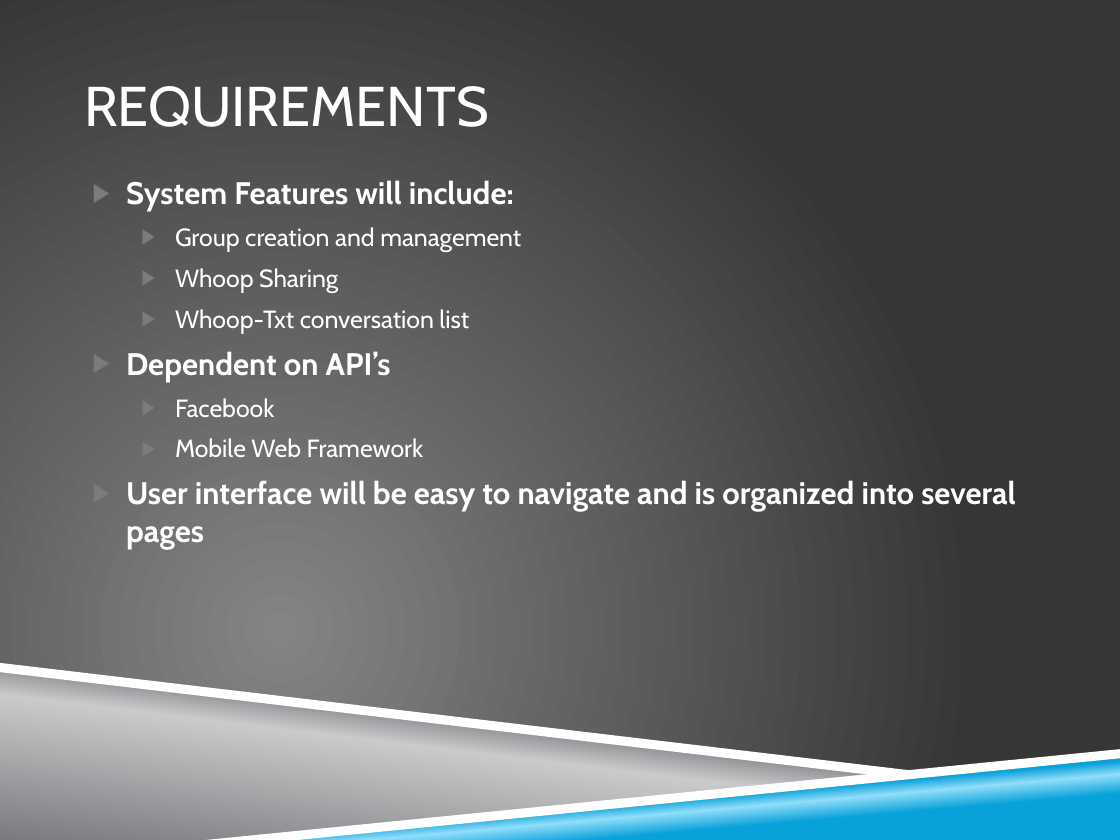
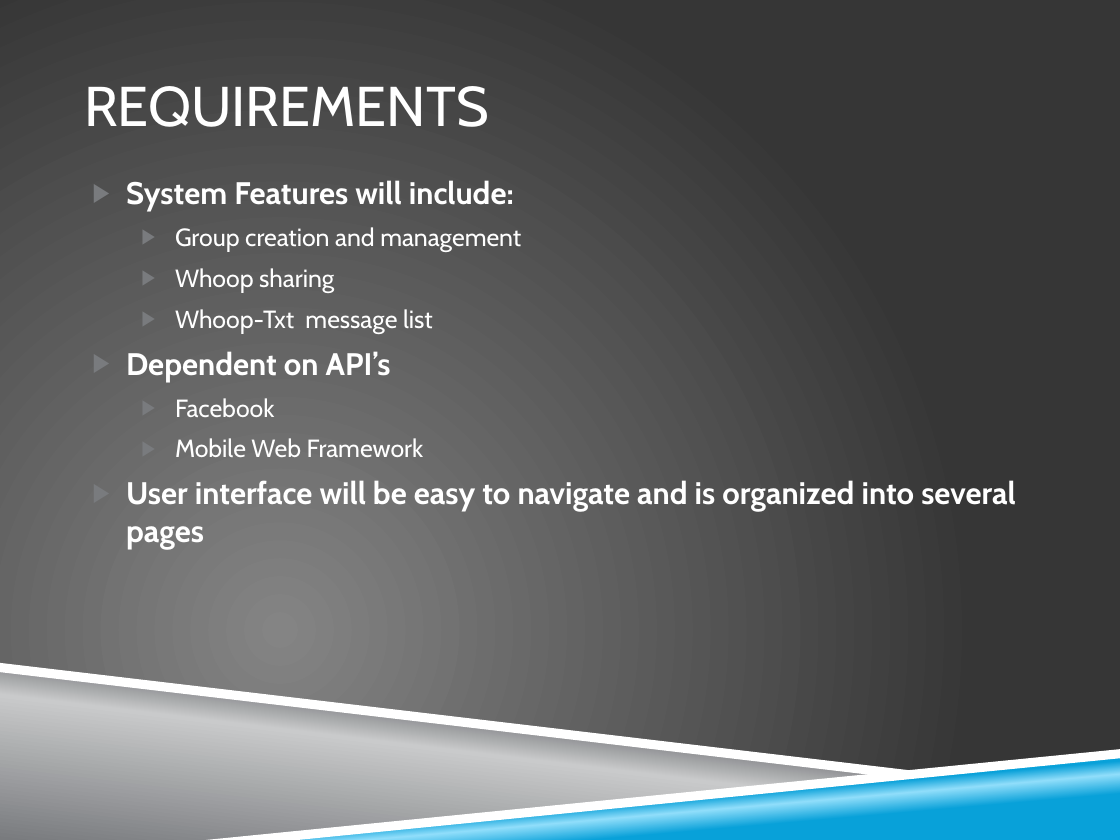
Before and after one commit to zkhalapyan/whoop-txt, a slide deck: slide 3 of doc/final_presentation.pptx. Drawn at 1120x840 pixels with LibreOffice and Linux fonts; fonts in the diff are those of the drawing; background and template pictures are left out. Boxes give left, top, right and bottom in pixels: in the first picture for what was removed or moved away, otherwise in the second. Text is boxed around its words. In the diff, an @@ line names an element or a change of style, - is before the commit and + after.

```diff
--- a/doc/final_presentation.pptx
+++ b/doc/final_presentation.pptx
@@ text at [175,268,433,333]: text changed @@
-  ▶ Whoop Sharing
-  ▶ Whoop-Txt conversation list
+  ▶ Whoop sharing
+  ▶ Whoop-Txt message list
```
Also in this commit, not shown: 2 other slides changed.
